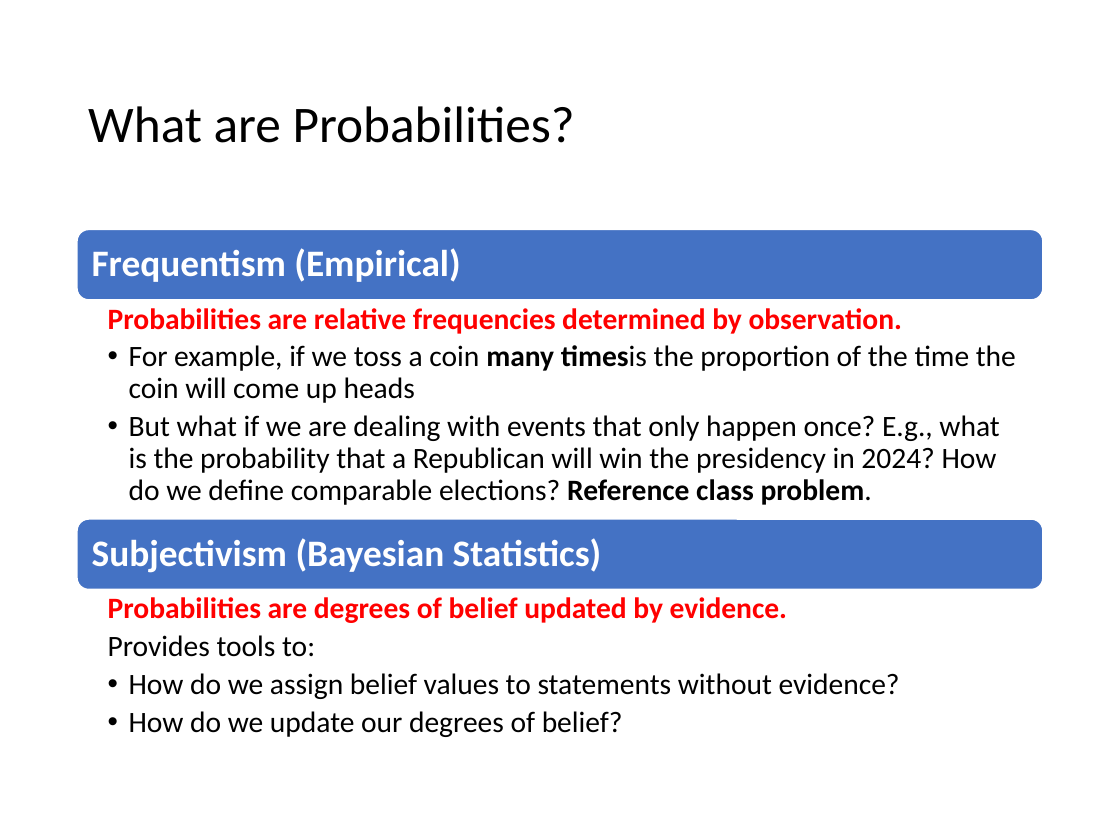
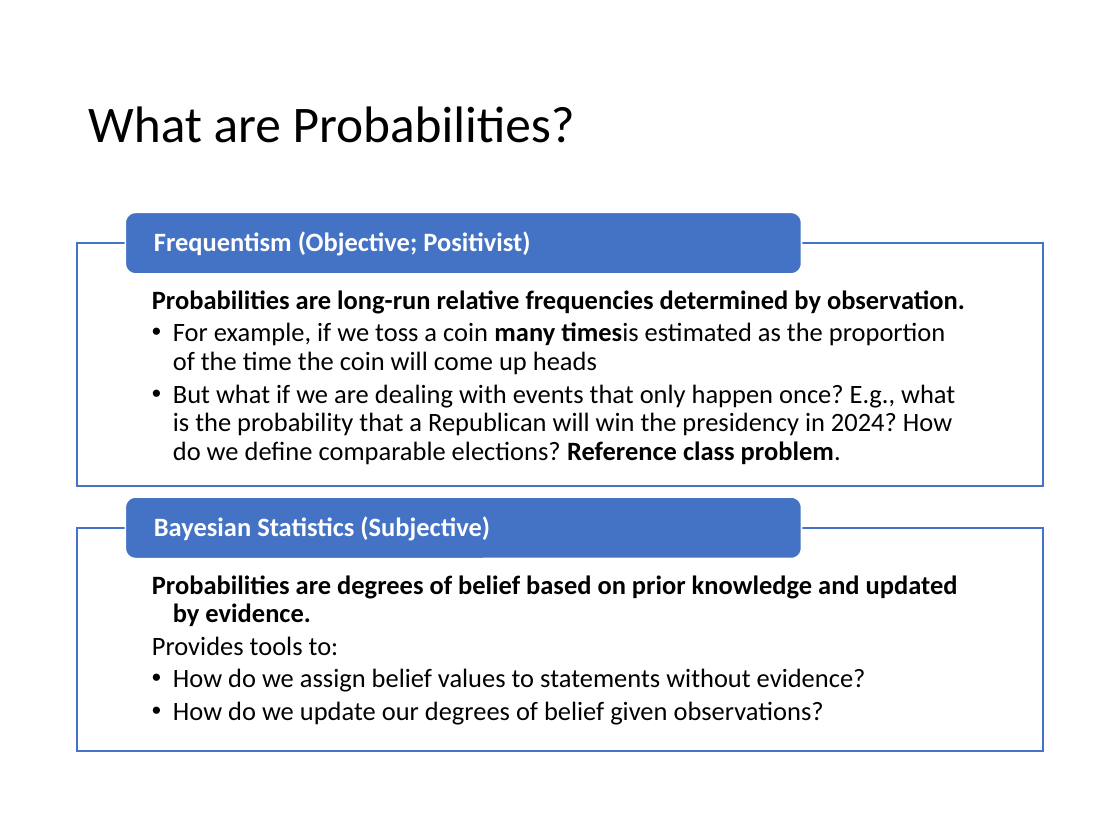
Before and after one commit to mhahsler/CS7320-AI, a slide deck: slide 6 of slides/12_uncertainty.pptx. Drawn at 1120x840 pixels with LibreOffice and Linux fonts; fonts in the diff are those of the drawing. Boxes give left, top, right and bottom in pixels: in the first picture for what was removed or moved away, otherwise in the second. Text is boxed around its words. In the diff, an @@ line names an element or a change of style, - is before the commit and + after.

```diff
--- a/slides/12_uncertainty.pptx
+++ b/slides/12_uncertainty.pptx
@@ rounded rectangle: place and size @@
-rounded rectangle at (77, 230, 1043, 300)
+rounded rectangle at (125, 213, 802, 274)
@@ text added at (154, 231, 530, 256), 17 pt, text #FFFFFF, bold @@
+Frequentism (Objective; Positivist)
@@ text "Probabilities are long-run relative frequencies ...": place and size @@
-text "Probabilities are long-run relative frequencies ..." at (108, 308, 1016, 505)
+text "Probabilities are long-run relative frequencies ..." at (152, 290, 965, 465)
@@ rectangle added at (77, 243, 1043, 486), fill #FFFFFF at 90% opacity, outline #4472C4 1 pt @@
@@ text removed at (92, 248, 460, 282) @@
-Frequentism (Empirical)
@@ text at (152, 290, 965, 375): text changed; size 19 to 17 pt @@
-  Probabilities are relative frequencies determined by observation.
-  • For example, if we toss a coin many timesis the proportion of the time the coin will come up heads
+  Probabilities are long-run relative frequencies determined by observation.
+  • For example, if we toss a coin many timesis estimated as the proportion of the time the coin will come up heads
@@ text at (173, 384, 955, 465): size 19 to 17 pt in "But what if we are dealing with ..."; less space between paragraphs @@
@@ rounded rectangle: place and size @@
-rounded rectangle at (77, 519, 1043, 589)
+rounded rectangle at (125, 497, 802, 559)
@@ text "Probabilities are degrees of belief ...": place and size @@
-text "Probabilities are degrees of belief ..." at (108, 597, 900, 737)
+text "Probabilities are degrees of belief ..." at (152, 575, 958, 725)
@@ rectangle added at (77, 528, 1043, 750), fill #FFFFFF at 90% opacity, outline #4472C4 1 pt @@
@@ text at (154, 516, 490, 541): text changed; size 24 to 17 pt @@
-Subjectivism (Bayesian Statistics)
+Bayesian Statistics (Subjective)
@@ text at (152, 575, 958, 627): text changed; size 19 to 17 pt; text colour #FF0000 to #000000 @@
-  Probabilities are degrees of belief updated by evidence.
+  Probabilities are degrees of belief based on prior knowledge and updated by evidence.
@@ text at (152, 636, 866, 692): size 19 to 17 pt in "Provides tools to:", "How do we assign belief values to ..."; less space between paragraphs @@
@@ text at (173, 701, 824, 725): text changed; size 19 to 17 pt @@
-  • How do we update our degrees of belief?
+  • How do we update our degrees of belief given observations?
```
Also in this commit, not shown: 18 other slides changed, 1 other file.
